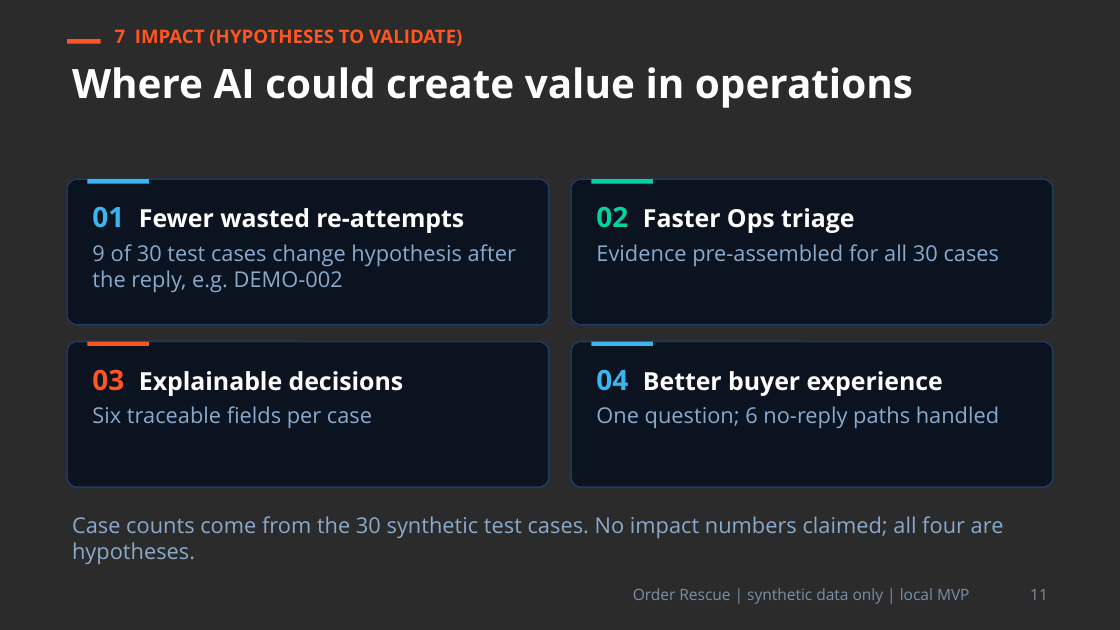
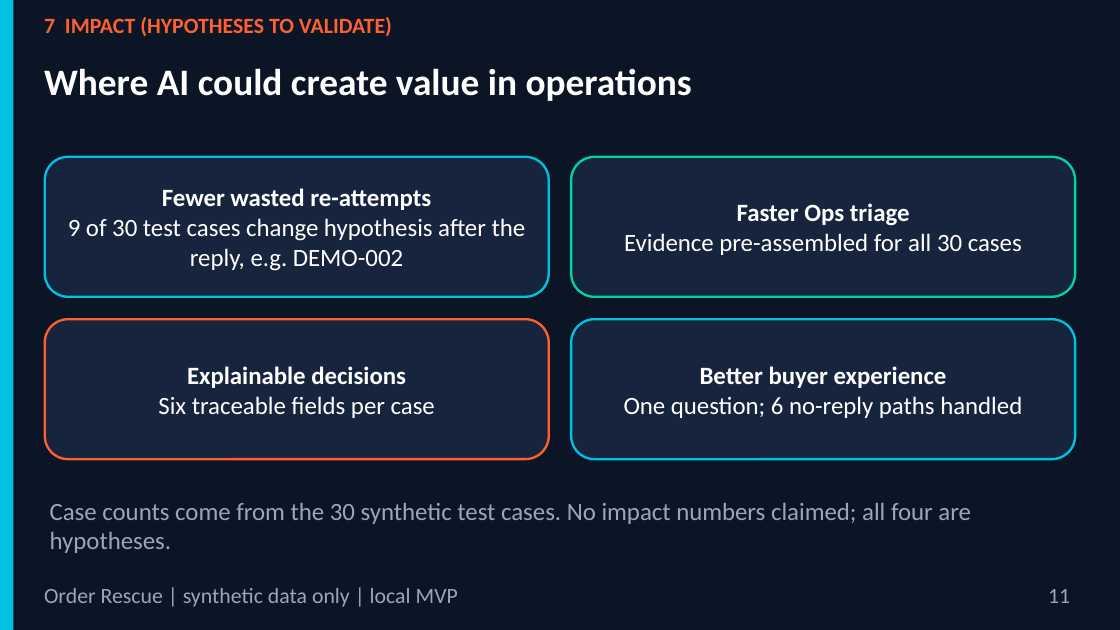
Before and after one commit to PhucNg2k/OrderResuce-Agent-Skill, a slide deck: slide 11 of docs/slides/Order_Rescue_Pitch_Deck.pptx. Drawn at 1120x630 pixels with LibreOffice and Linux fonts; fonts in the diff are those of the drawing; background and template pictures are left out; a plain dark background stands for a picture behind light text. Boxes give left, top, right and bottom in pixels: in the first picture for what was removed or moved away, otherwise in the second. Text is boxed around its words. In the diff, an @@ line names an element or a change of style, - is before the commit and + after.

```diff
--- a/docs/slides/Order_Rescue_Pitch_Deck.pptx
+++ b/docs/slides/Order_Rescue_Pitch_Deck.pptx
@@ background picture (left out) to #0B1526 @@
@@ rectangle added at [0,0,13,629], fill #00C2E0 @@
@@ text "7 IMPACT (HYPOTHESES TO VALIDATE)": place and size @@
-text "7 IMPACT (HYPOTHESES TO VALIDATE)" at [115,29,463,46]
+text "7 IMPACT (HYPOTHESES TO VALIDATE)" at [44,17,392,36]
@@ text "7 IMPACT (HYPOTHESES TO VALIDATE)" at [44,17,392,36]: size 12 to 14 pt, font Open Sans to Calibri, text colour #FF5520 to #FF6030; more space between paragraphs @@
@@ text "Where AI could create value ...": place and size @@
-text "Where AI could create value ..." at [72,67,913,108]
+text "Where AI could create value ..." at [44,68,692,101]
@@ text "Where AI could create value ..." at [44,68,692,101]: size 26 to 24 pt, font Open Sans to Calibri; more space between paragraphs @@
@@ rectangle removed at [67,39,101,44] @@
@@ rounded rectangle "Fewer wasted re-attempts": place and size @@
-rounded rectangle "Fewer wasted re-attempts" at [67,179,549,325]
+rounded rectangle "Fewer wasted re-attempts" at [45,157,549,297]
@@ rounded rectangle "Fewer wasted re-attempts" at [45,157,549,297]: vertical alignment top to middle; fill #0B1220 to #16253D; outline #1E3A5F 1 pt to #00C2E0 1.5 pt; proportions changed @@
@@ rectangle removed at [87,179,149,184] @@
@@ rounded rectangle "Faster Ops triage": place and size @@
-rounded rectangle "Faster Ops triage" at [571,179,1053,325]
+rounded rectangle "Faster Ops triage" at [571,157,1075,297]
@@ rounded rectangle "Faster Ops triage" at [571,157,1075,297]: vertical alignment top to middle; fill #0B1220 to #16253D; outline #1E3A5F 1 pt to #00D4A0 1.5 pt; proportions changed @@
@@ rectangle removed at [591,179,653,184] @@
@@ text in rounded rectangle at [162,188,431,210]: text changed; font Open Sans to Calibri @@
-01 Fewer wasted re-attempts
+Fewer wasted re-attempts
@@ text in rounded rectangle at [737,203,910,226]: text changed; font Open Sans to Calibri @@
-02 Faster Ops triage
+Faster Ops triage
@@ text in rounded rectangle at [68,218,526,271]: size 14 to 16 pt, font Open Sans to Calibri, text colour #8AAACC to #FFFFFF in "9 of 30 test cases change hypothesis ..."; alignment left to centre @@
@@ text in rounded rectangle at [624,233,1022,255]: size 14 to 16 pt, font Open Sans to Calibri, text colour #8AAACC to #FFFFFF in "Evidence pre-assembled for all 30 cases"; alignment left to centre @@
@@ rounded rectangle "Explainable decisions": place and size @@
-rounded rectangle "Explainable decisions" at [67,342,549,487]
+rounded rectangle "Explainable decisions" at [45,319,549,459]
@@ rounded rectangle "Explainable decisions" at [45,319,549,459]: vertical alignment top to middle; fill #0B1220 to #16253D; outline #1E3A5F 1 pt to #FF6030 1.5 pt; proportions changed @@
@@ rounded rectangle "Better buyer experience" at [571,319,1075,459]: vertical alignment top to middle; fill #0B1220 to #16253D; outline #1E3A5F 1 pt to #00C2E0 1.5 pt; proportions changed @@
@@ rounded rectangle "Better buyer experience": place and size @@
-rounded rectangle "Better buyer experience" at [571,342,1053,487]
+rounded rectangle "Better buyer experience" at [571,319,1075,459]
@@ rectangle removed at [87,342,149,346] @@
@@ rectangle removed at [591,342,653,346] @@
@@ text in rounded rectangle at [187,366,406,388]: text changed; font Open Sans to Calibri @@
-03 Explainable decisions
+Explainable decisions
@@ text in rounded rectangle at [700,366,947,388]: text changed; font Open Sans to Calibri @@
-04 Better buyer experience
+Better buyer experience
@@ text in rounded rectangle at [158,396,435,418]: size 14 to 16 pt, font Open Sans to Calibri, text colour #8AAACC to #FFFFFF in "Six traceable fields per case"; alignment left to centre @@
@@ text in rounded rectangle at [624,396,1022,418]: size 14 to 16 pt, font Open Sans to Calibri, text colour #8AAACC to #FFFFFF in "One question; 6 no-reply paths handled"; alignment left to centre @@
@@ text "Case counts come from the ...": place and size @@
-text "Case counts come from the ..." at [72,516,1004,564]
+text "Case counts come from the ..." at [50,503,971,553]
@@ text "Case counts come from the ..." at [50,503,971,553]: size 14 to 16 pt, font Open Sans to Calibri, text colour #8AAACC to #9AA7B8; more space between paragraphs @@
@@ text "Order Rescue | synthetic data ...": place and size @@
-text "Order Rescue | synthetic data ..." at [633,588,970,604]
+text "Order Rescue | synthetic data ..." at [44,588,458,607]
@@ text "Order Rescue | synthetic data ..." at [44,588,458,607]: size 10 to 14 pt, font Open Sans to Calibri, text colour #7A8FA8 to #9AA7B8; alignment right to left; more space between paragraphs @@
@@ text "11": place and size @@
-text "11" at [1030,589,1048,600]
+text "11" at [1048,589,1070,603]
@@ text "11" at [1048,589,1070,603]: size 10 to 14 pt, font Open Sans to Calibri, text colour #7A8FA8 to #9AA7B8; more space between paragraphs @@
```
Also in this commit, not shown: 14 other slides changed, 4 other files.
